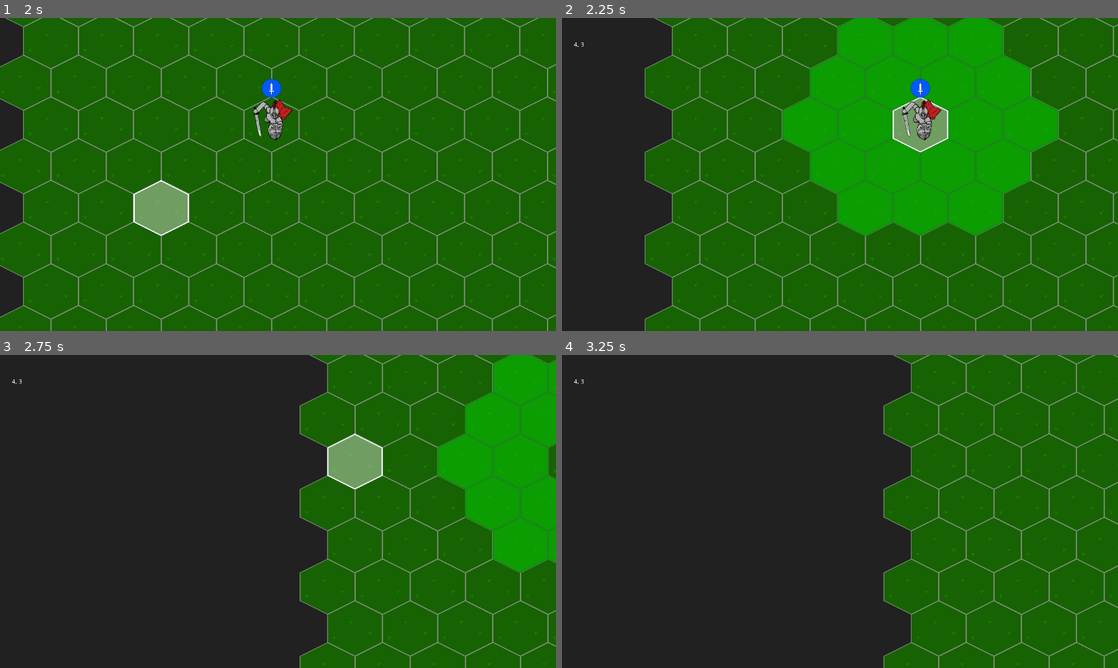
Above: before the commit, frames 1-4 (two rows, left to right).
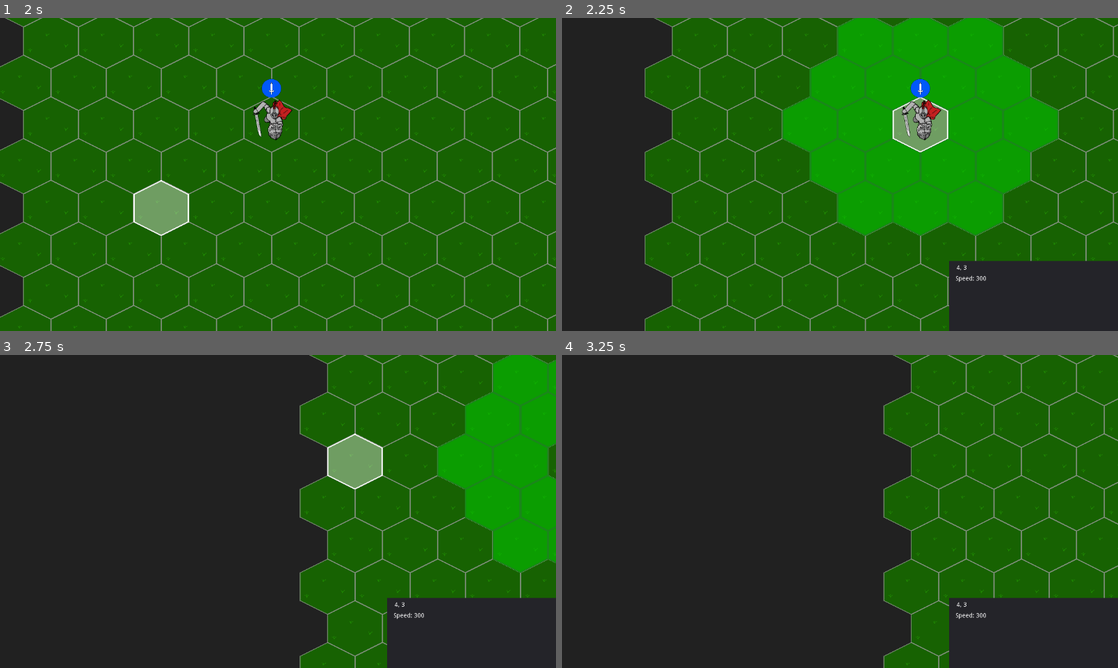
Above: after the commit, the same moments.

Repository: IndecisionGames/Fallen-Realm
Game: Godot game, scene res://Game.tscn
Same seed, same stepped clock (60 frames per second), same inputs: the game is played once before the commit and once after it.
Inputs (mouse positions are in pixels of both pictures, inside the frame that each line leads up to):
- Up to frame 1 (2 s): tap Enter at 0.5 s; move the mouse to (400, 158) at 0.52 s; hold Space (camera_center) 0.53-1.28 s; click (400, 158) at 0.67 s; move the mouse to (166, 190) at 1.27 s; tap Down (camera_down) at 1.35 s; click (166, 190) at 1.42 s
- Up to frame 2 (2.25 s): tap Enter at 2 s; move the mouse to (895, 105) at 2.02 s; hold Left (camera_left) from 2.03 s (still down); click (895, 105) at 2.17 s
- Up to frame 3 (2.75 s): keep holding Left (camera_left)
- Up to frame 4 (3.25 s): move the mouse to (812, 574) at 2.77 s; release Left (camera_left) at 2.78 s; tap Middle mouse button (camera_move) at 2.85 s; click (812, 574) at 2.92 s

Frame 1 is identical in both runs. In frame 2, 6.8% of the frame differs, in the area x 2-100%, y 7-100%; in frame 3, 6.8%; in frame 4, 6.8%.

Commit message:
basic character panel

Diff:
--- /dev/null
+++ b/CharacterPanel.gd
@@ -0,0 +1,25 @@
+extends Panel
+
+onready var position_text = get_node("Position")
+onready var speed_text = get_node("Speed")
+
+# Called when the node enters the scene tree for the first time.
+func _ready():
+	visible = false
+
+# Called every frame. 'delta' is the elapsed time since the previous frame.
+#func _process(delta):
+#	pass
+
+
+func update_panel(pos, speed):
+	position_text.text = String(pos.x) + ", " + String(pos.y)
+	speed_text.text = "Speed: " + String(speed)
+
+
+func _on_Character_on_select():
+	visible = true
+
+
+func _on_Character_on_deselect():
+	visible = false
--- a/Game.tscn
+++ b/Game.tscn
@@ -6,6 +6,7 @@
 [ext_resource path="res://scripts/map/Grid.gd" type="Script" id=4]
 [ext_resource path="res://characters/character.tscn" type="PackedScene" id=5]
 [ext_resource path="res://map/terrain_tileset.tres" type="TileSet" id=6]
+[ext_resource path="res://CharacterPanel.gd" type="Script" id=7]
 
 [node name="Game" type="Node2D"]
 
@@ -156,11 +157,32 @@
 "_edit_use_anchors_": false
 }
 
-[node name="PositionDebug" type="RichTextLabel" parent="CanvasLayer/UI"]
-margin_left = -580.843
-margin_top = -284.59
-margin_right = -420.843
-margin_bottom = -187.59
+[node name="CharacterPanel" type="Panel" parent="CanvasLayer/UI"]
+margin_left = 282.877
+margin_top = 219.083
+margin_right = 682.877
+margin_bottom = 419.083
+script = ExtResource( 7 )
+__meta__ = {
+"_edit_use_anchors_": false
+}
+
+[node name="Position" type="RichTextLabel" parent="CanvasLayer/UI/CharacterPanel"]
+margin_left = 17.0
+margin_top = 9.0
+margin_right = 177.0
+margin_bottom = 41.0
+text = "PLACEHOLDER"
+__meta__ = {
+"_edit_use_anchors_": false
+}
+
+[node name="Speed" type="RichTextLabel" parent="CanvasLayer/UI/CharacterPanel"]
+margin_left = 14.8948
+margin_top = 34.2631
+margin_right = 174.895
+margin_bottom = 66.2631
+text = "PLACEHOLDER"
 __meta__ = {
 "_edit_use_anchors_": false
 }
@@ -186,3 +208,5 @@
 [connection signal="mouse_exited" from="CanvasLayer/UI/MouseBorder/UpRight" to="Camera2D" method="_on_UpRight_mouse_exited"]
 [connection signal="mouse_entered" from="CanvasLayer/UI/MouseBorder/DownRight" to="Camera2D" method="_on_DownRight_mouse_entered"]
 [connection signal="mouse_exited" from="CanvasLayer/UI/MouseBorder/DownRight" to="Camera2D" method="_on_DownRight_mouse_exited"]
+[connection signal="on_deselect" from="Characters/Character" to="CanvasLayer/UI/CharacterPanel" method="_on_Character_on_deselect"]
+[connection signal="on_select" from="Characters/Character" to="CanvasLayer/UI/CharacterPanel" method="_on_Character_on_select"]
--- a/scripts/characters/character.gd
+++ b/scripts/characters/character.gd
@@ -18,9 +18,12 @@
 
 var path
 
+signal on_select
+signal on_deselect
+
 onready var Grid = get_node("/root/Game/Map/Grid")
 onready var character_sprite = get_node("CharacterSprite")
-onready var positionDebugText = get_node("/root/Game/CanvasLayer/UI/PositionDebug")
+onready var character_panel = get_node("/root/Game/CanvasLayer/UI/CharacterPanel")
 
 func _ready():
 	add_to_group("characters")
@@ -61,7 +64,8 @@
 	global_cancel_origin = true
 	get_tree().call_group("characters", "cancel")
 	highlight_reachable_cells()
-	positionDebugText.text = String(current_position.x) + ", " + String(current_position.y)
+	update_character_panel()
+
 
 func cancel():
 	if not global_cancel_origin:
@@ -75,7 +79,7 @@
 	if valid_movement_target(target_position):
 		move_to(target_position)
 	cancel()
-	positionDebugText.text = ""
+	emit_signal("on_deselect")
 
 
 func move_to(cell):
@@ -119,3 +123,7 @@
 		if target == cell_position:
 			return true
 	return false
+
+func update_character_panel():
+	character_panel.update_panel(current_position, move_speed)
+	emit_signal("on_select")
Not shown: 1 places in Game.tscn that only renumber resources
